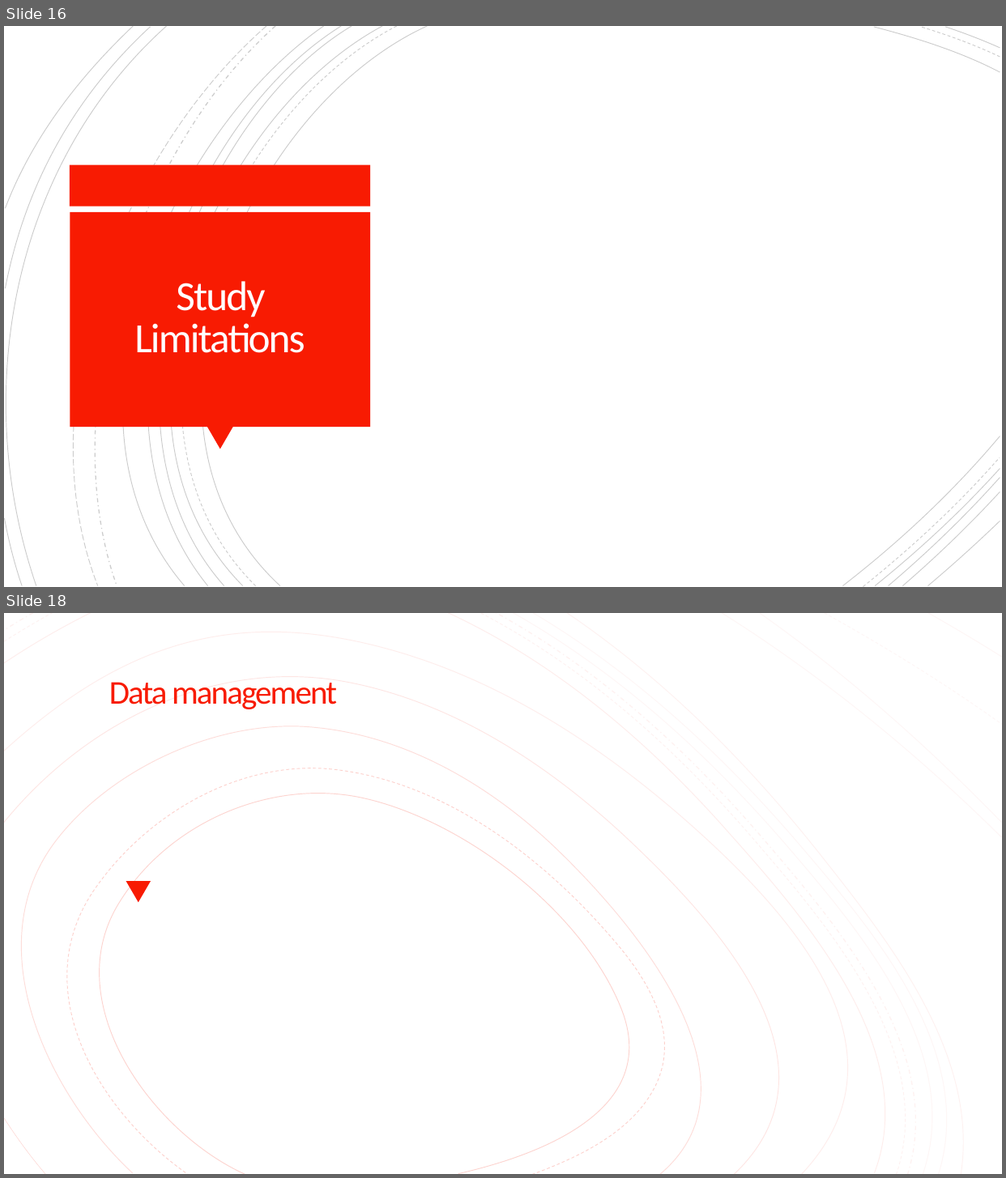
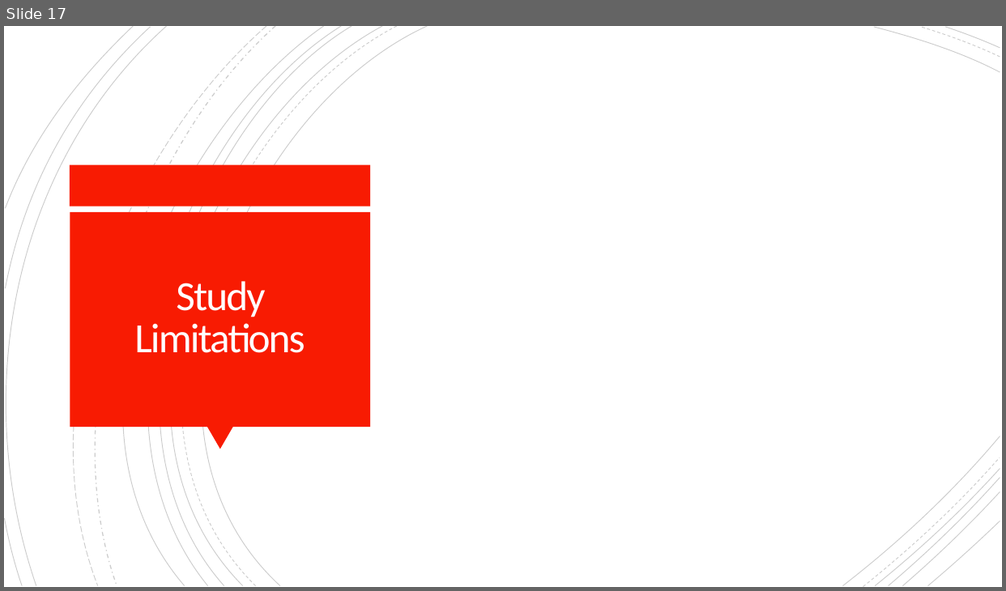
Before and after one commit to cnagbim/Data-Management-Final-Project-Agbim, a slide deck: writing_literature_present/final_presentation.pptx. Shown one above the other, each under a label of ours: slides 16 and 18 before the commit, slide 17 after it; the slides between them are not shown. The pictures are 1006x1178 and 1006x591 pixels, drawn with LibreOffice and Linux fonts; fonts in the diff are those of the drawing. Boxes give left, top, right and bottom in pixels: in the first picture for what was removed or moved away, otherwise in the second. Text is boxed around its words. In the diff, an @@ line names an element or a change of style, - is before the commit and + after.

```diff
--- a/writing_literature_present/final_presentation.pptx
+++ b/writing_literature_present/final_presentation.pptx
@@ slide 18 removed at [4,613,1002,1174], background #FFFFFF @@
@@ rectangle removed at [4,613,1002,1174] @@
@@ group removed at [4,613,1002,1174]: 19 freeform shapes @@
@@ group removed at [4,613,1002,1174]: 19 freeform shapes @@
@@ title removed at [109,682,337,709] @@
-Data management
@@ triangle removed at [126,881,151,902] @@
@@ what was slide 16 is now slide 17 @@
```
Also in this commit, not shown: 4 slides changed, 2 slides added, 1 other slide removed, 1 other file.
